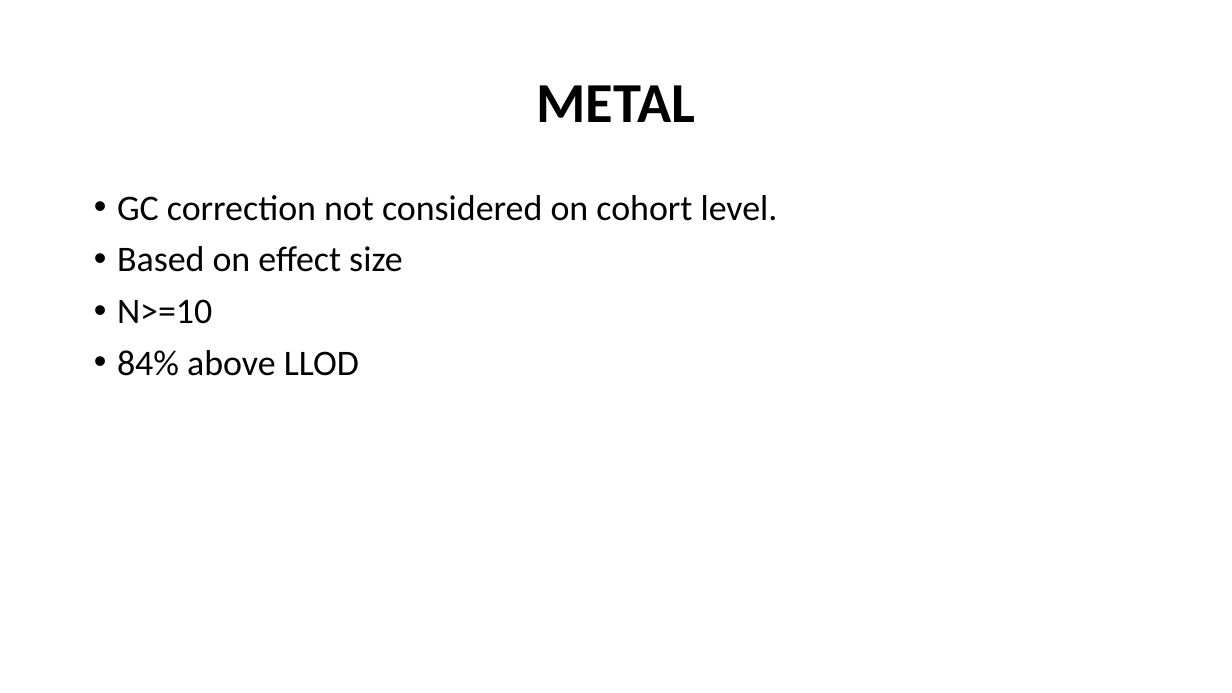
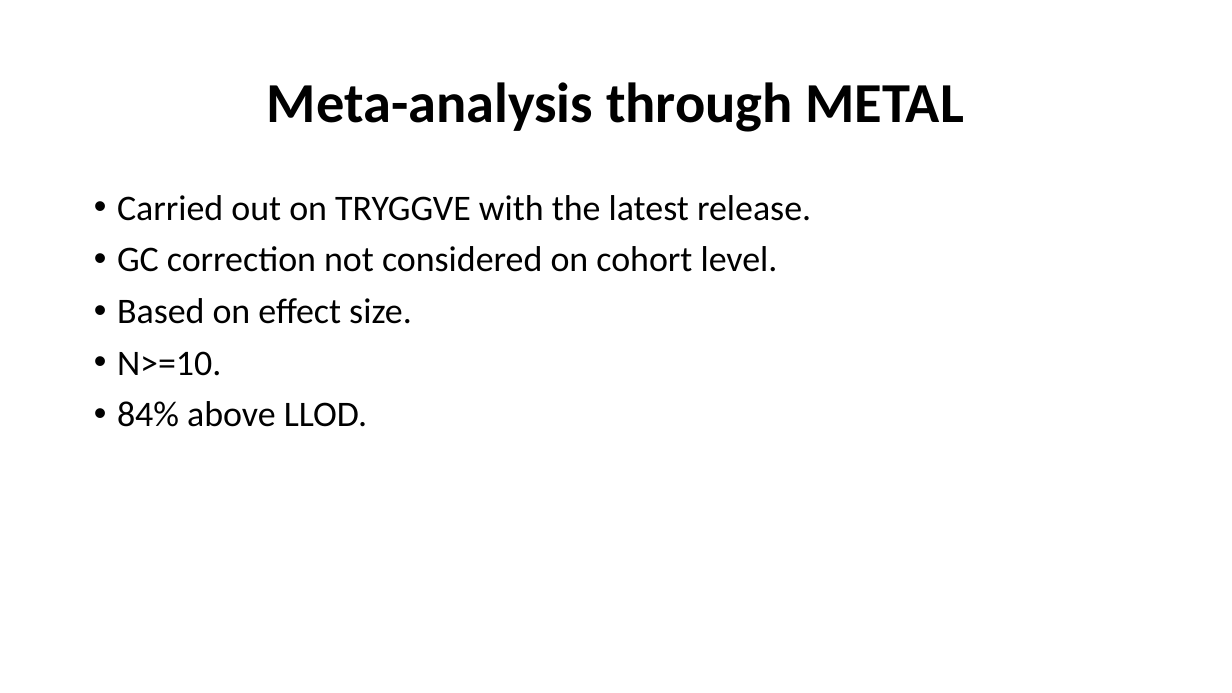
Before and after one commit to jinghuazhao/INF, a slide deck: slide 4 of doc/SCALLOP_INF1-120419.pptx. Drawn at 1232x693 pixels with LibreOffice and Linux fonts; fonts in the diff are those of the drawing. Boxes give left, top, right and bottom in pixels: in the first picture for what was removed or moved away, otherwise in the second. Text is boxed around its words. In the diff, an @@ line names an element or a change of style, - is before the commit and + after.

```diff
--- a/doc/SCALLOP_INF1-120419.pptx
+++ b/doc/SCALLOP_INF1-120419.pptx
@@ title at [267, 82, 964, 132]: text changed @@
-METAL
+Meta-analysis through METAL
@@ text at [117, 195, 811, 221]: paragraph added @@
+• Carried out on TRYGGVE with the latest release.
@@ text at [117, 298, 412, 427]: text changed @@
-• Based on effect size
-• N>=10
-• 84% above LLOD
+• Based on effect size.
+• N>=10.
+• 84% above LLOD.
```
Also in this commit, not shown: 7 other slides changed.
